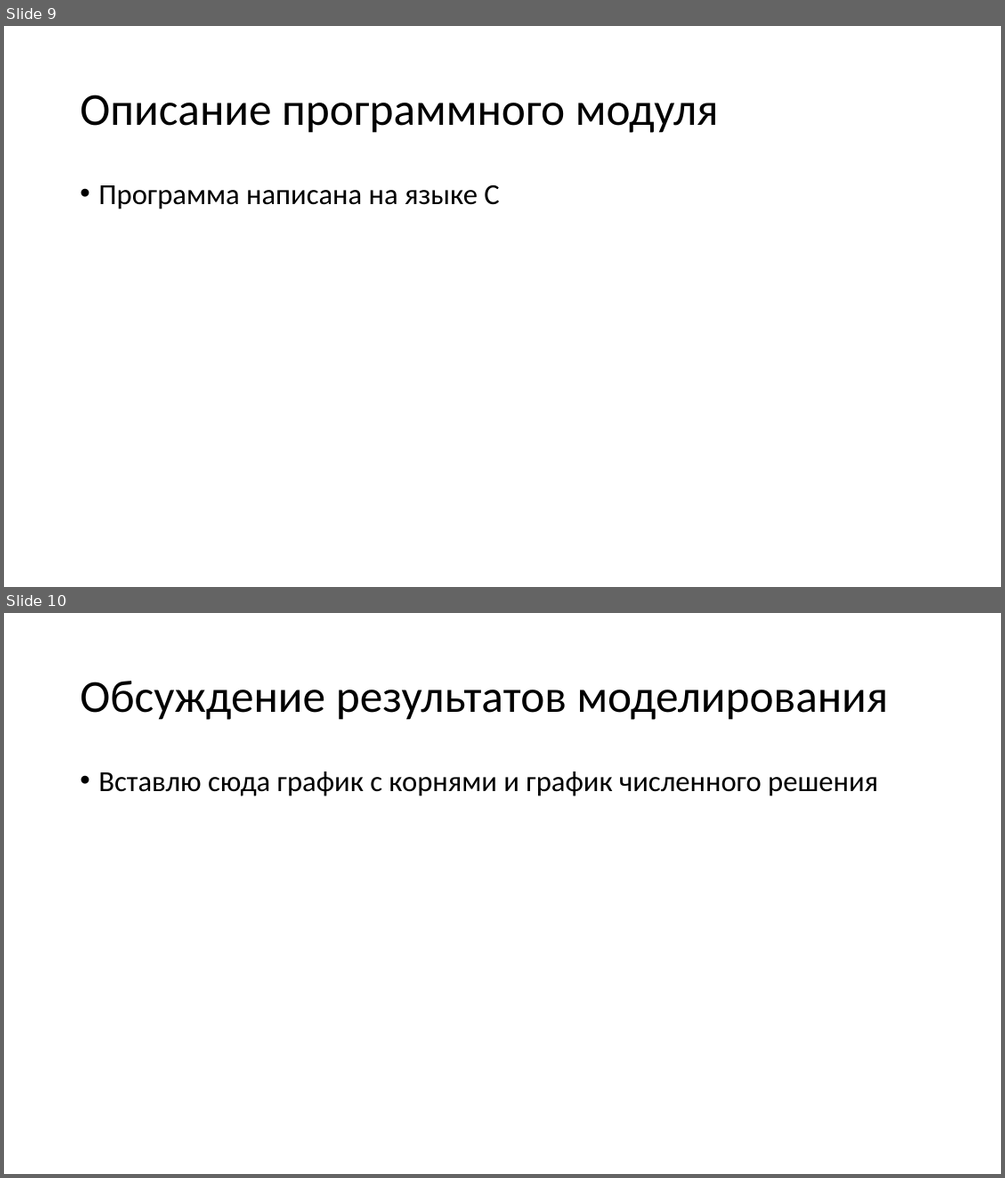
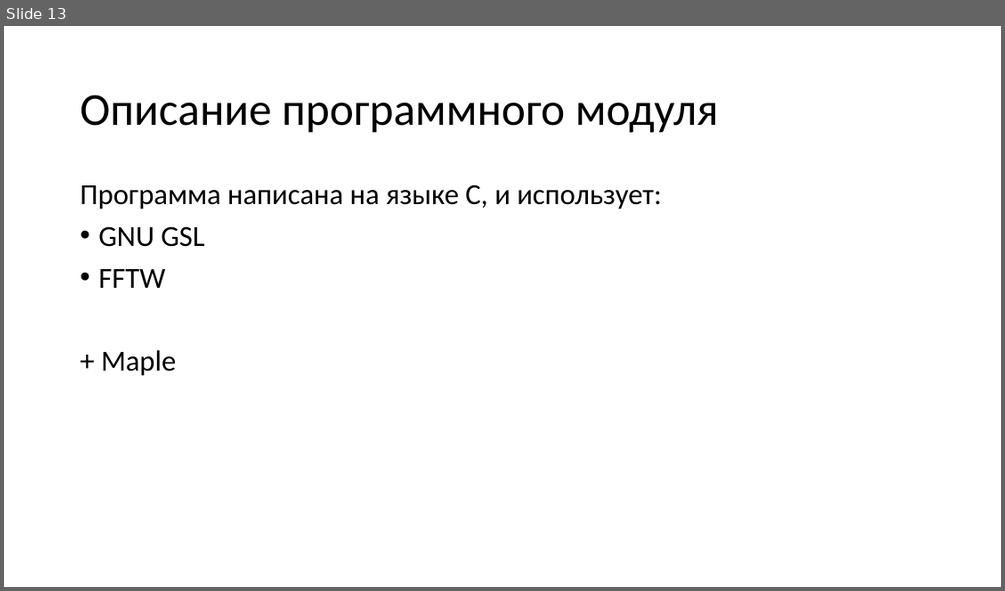
Before and after one commit to amakhno/Integration, a slide deck: defence.pptx. Shown one above the other, each under a label of ours: slides 9 and 10 before the commit, slide 13 after it. The pictures are 1005x1178 and 1005x591 pixels, drawn with LibreOffice and Linux fonts; fonts in the diff are those of the drawing. Boxes give left, top, right and bottom in pixels: in the first picture for what was removed or moved away, otherwise in the second. Text is boxed around its words. In the diff, an @@ line names an element or a change of style, - is before the commit and + after.

```diff
--- a/defence.pptx
+++ b/defence.pptx
@@ slide 10 removed at (4, 613, 1001, 1174), background #FFFFFF @@
@@ title removed at (80, 681, 889, 720) @@
-Обсуждение результатов моделирования
@@ text removed at (98, 771, 878, 796) @@
-• Вставлю сюда график с корнями и график численного решения
@@ what was slide 9 is now slide 13 @@
@@ slide 13 changed as well @@
@@ text at (80, 184, 661, 376): text changed @@
-• Программа написана на языке C
+Программа написана на языке C, и использует:
+• GNU GSL
+• FFTW
++ Maple
```
Also in this commit, not shown: 5 other slides changed, 10 slides added, 5 other slides removed, 6 other files.
